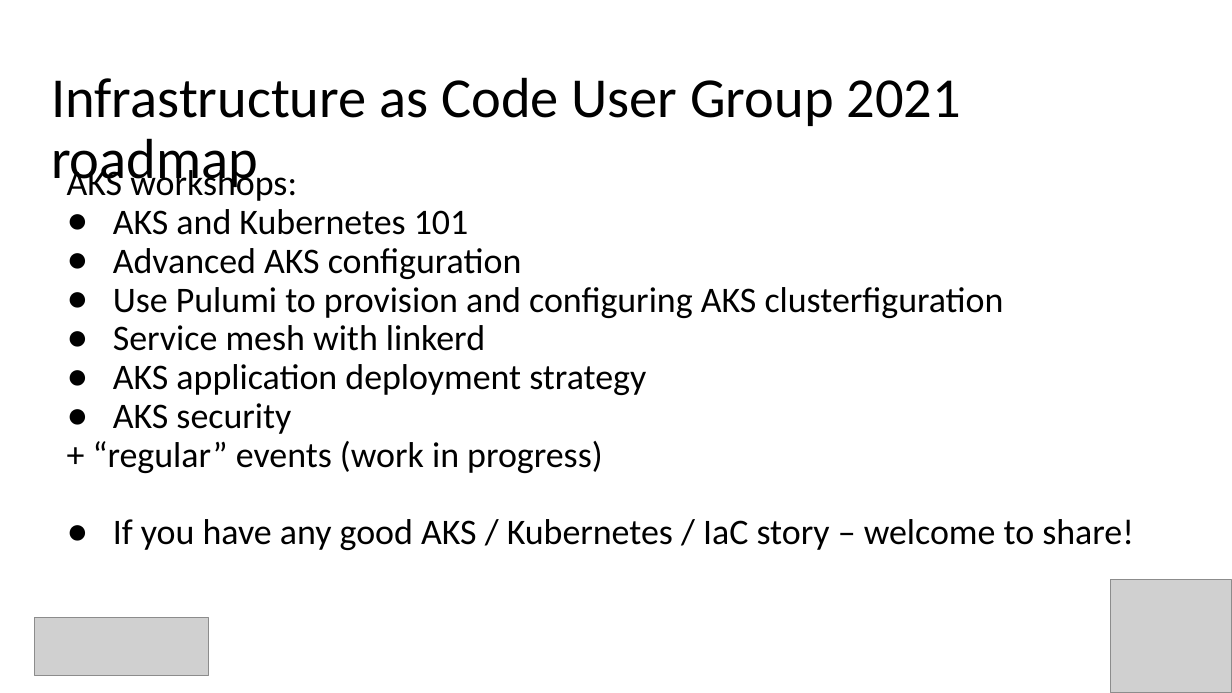
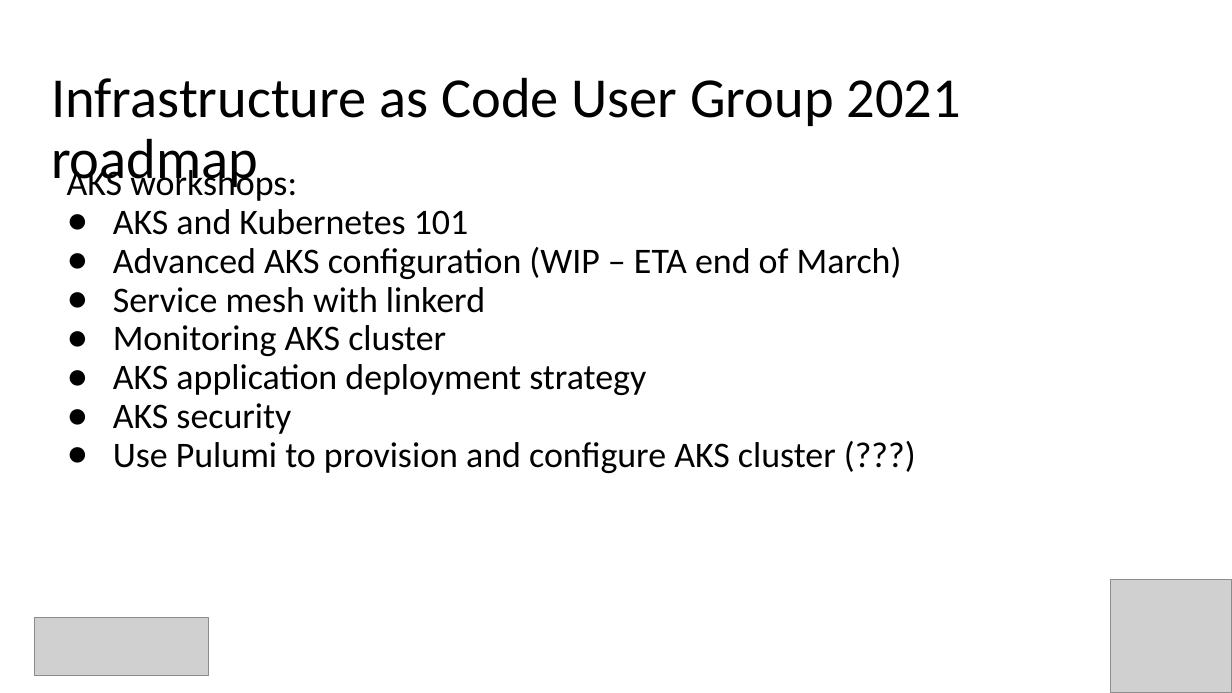
Before and after one commit to evgenyb/aks-workshops, a slide deck: slide 3 of 01-aks-and-k8s-101/slides/Introduction to AKS.pptx. Drawn at 1232x693 pixels with LibreOffice and Linux fonts; fonts in the diff are those of the drawing; grey boxes stand for pictures. Boxes give left, top, right and bottom in pixels: in the first picture for what was removed or moved away, otherwise in the second. Text is boxed around its words. In the diff, an @@ line names an element or a change of style, - is before the commit and + after.

Commit message:
Working with slides

```diff
--- a/01-aks-and-k8s-101/slides/Introduction to AKS.pptx
+++ b/01-aks-and-k8s-101/slides/Introduction to AKS.pptx
@@ text at bbox=[113, 247, 902, 279]: text changed @@
-● Advanced AKS configuration
-● Use Pulumi to provision and configuring AKS clusterfiguration
+● Advanced AKS configuration (WIP – ETA end of March)
@@ text at bbox=[113, 325, 446, 356]: paragraph added @@
+● Monitoring AKS cluster
@@ text at bbox=[113, 442, 836, 473]: text changed @@
-+ “regular” events (work in progress)
-● If you have any good AKS / Kubernetes / IaC story – welcome to share!
+● Use Pulumi to provision and configure AKS cluster (???)
```
Also in this commit, not shown: 32 other slides changed, 2 slides added, 2 other files.
